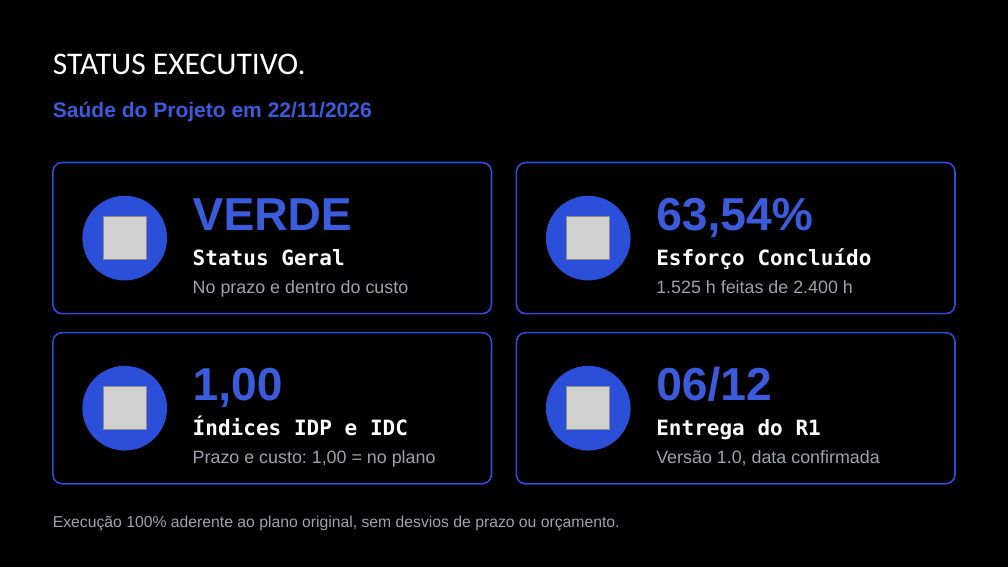
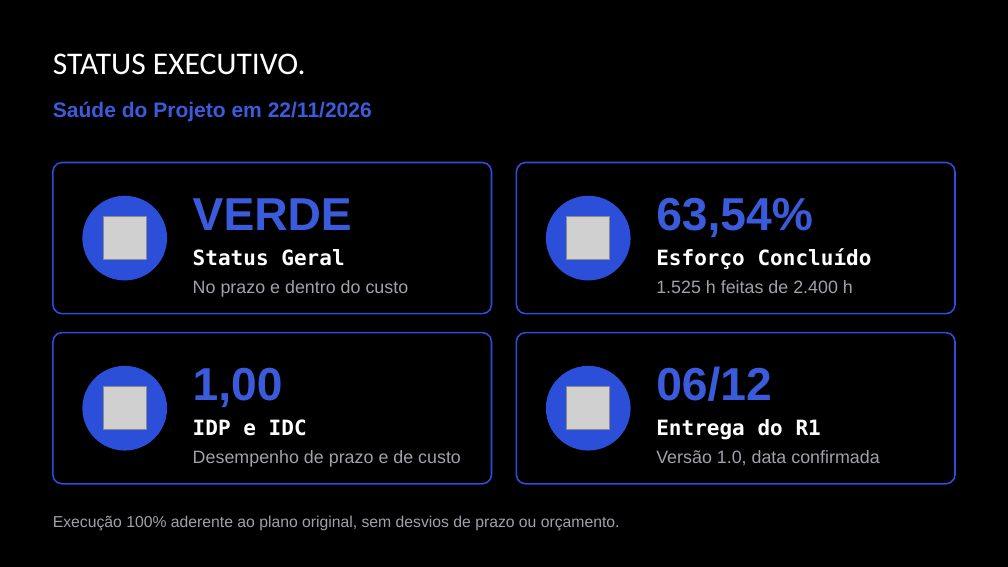
Before and after one commit to victor-lis-bronzo/gestao_empresarial_4sem, a slide deck: slide 2 of apresentacao_final/entregaveis/Gestão - HardDex v3.pptx. Drawn at 1008x567 pixels with LibreOffice and Linux fonts; fonts in the diff are those of the drawing; grey boxes stand for pictures. Boxes give left, top, right and bottom in pixels: in the first picture for what was removed or moved away, otherwise in the second. Text is boxed around its words. In the diff, an @@ line names an element or a change of style, - is before the commit and + after.

```diff
--- a/apresentacao_final/entregaveis/Gestão - HardDex v3.pptx
+++ b/apresentacao_final/entregaveis/Gestão - HardDex v3.pptx
@@ text at box(193, 419, 307, 436): text changed @@
-Índices IDP e IDC
+IDP e IDC
@@ text at box(193, 450, 461, 467): text changed @@
-Prazo e custo: 1,00 = no plano
+Desempenho de prazo e de custo
```
Also in this commit, not shown: 9 other slides changed, 9 other files.
